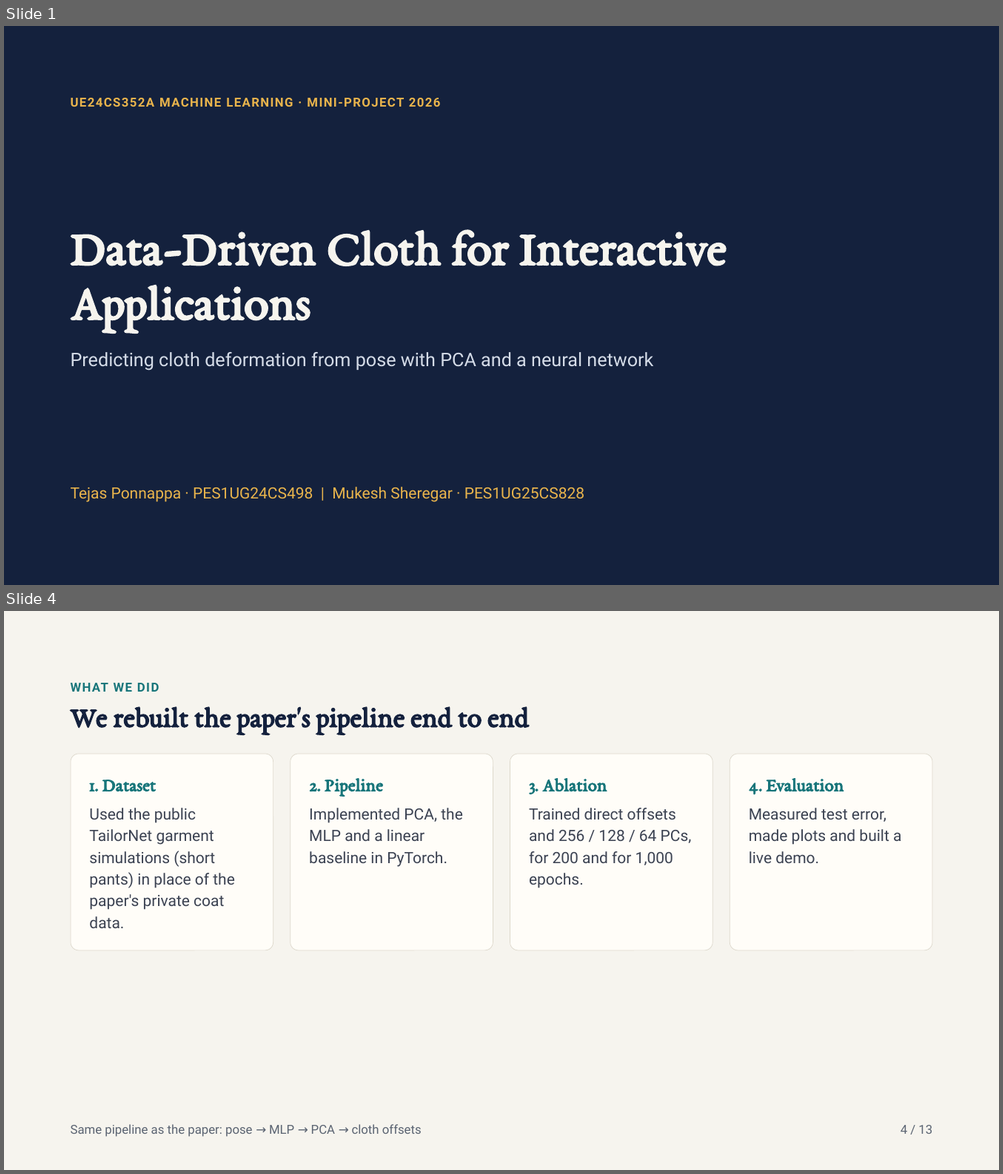
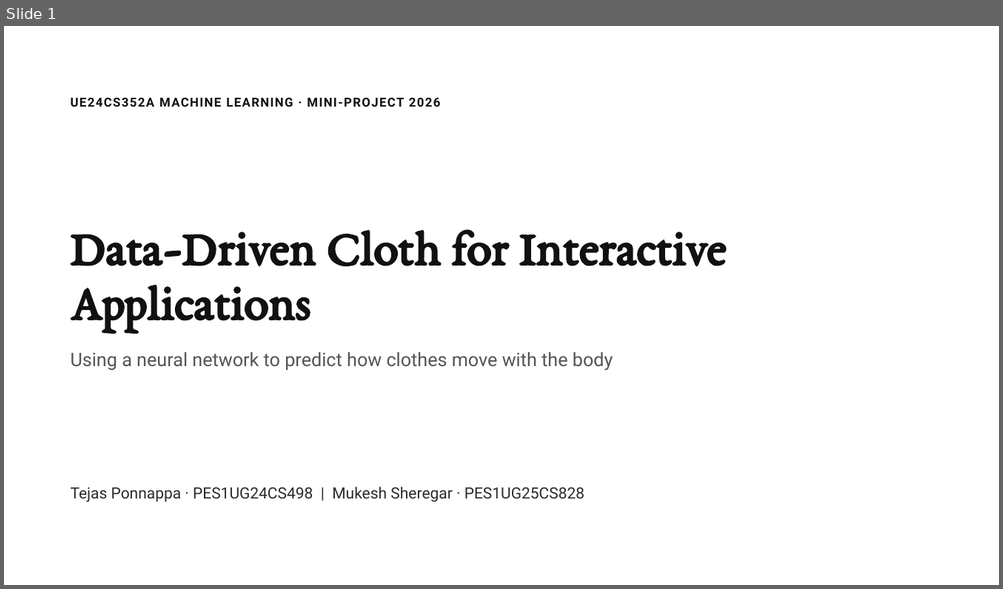
Before and after one commit to TejasPonnappa/data-driven-cloth-ml, a slide deck: docs/Data-Driven Cloth ML Mini-Project.pptx. Shown one above the other, each under a label of ours: slides 1 and 4 before the commit, slide 1 after it; the slides between them are not shown. The pictures are 1003x1174 and 1003x589 pixels, drawn with LibreOffice and Linux fonts; fonts in the diff are those of the drawing. Boxes give left, top, right and bottom in pixels: in the first picture for what was removed or moved away, otherwise in the second. Text is boxed around its words. In the diff, an @@ line names an element or a change of style, - is before the commit and + after.

```diff
--- a/docs/Data-Driven Cloth ML Mini-Project.pptx
+++ b/docs/Data-Driven Cloth ML Mini-Project.pptx
@@ slide 4 removed at (4, 611, 999, 1170), background #F6F4EE @@
@@ text removed at (71, 683, 159, 692) @@
-WHAT WE DID
@@ title removed at (71, 706, 529, 735) @@
-We rebuilt the paper's pipeline end to end
@@ rounded rectangle removed at (71, 754, 273, 951) @@
@@ rounded rectangle removed at (290, 754, 493, 951) @@
@@ rounded rectangle removed at (510, 754, 713, 951) @@
@@ rounded rectangle removed at (730, 754, 933, 951) @@
@@ text removed at (89, 780, 156, 792) @@
-1. Dataset
@@ text removed at (309, 778, 383, 796) @@
-2. Pipeline
@@ text removed at (529, 778, 606, 795) @@
-3. Ablation
@@ text removed at (748, 778, 844, 795) @@
-4. Evaluation
@@ text removed at (89, 808, 235, 928) @@
-Used the public TailorNet garment simulations (short pants) in place of the paper's private coat data.
@@ text removed at (309, 808, 463, 867) @@
-Implemented PCA, the MLP and a linear baseline in PyTorch.
@@ text removed at (529, 808, 691, 889) @@
-Trained direct offsets and 256 / 128 / 64 PCs, for 200 and for 1,000 epochs.
@@ text removed at (748, 808, 901, 863) @@
-Measured test error, made plots and built a live demo.
@@ text removed at (71, 1125, 421, 1137) @@
-Same pipeline as the paper: pose → MLP → PCA → cloth offsets
@@ text removed at (900, 1125, 932, 1134) @@
-4 / 13
@@ slide 1 changed as well @@
@@ background #14213D to #FFFFFF @@
@@ text "UE24CS352A MACHINE LEARNING · MINI-PROJECT ..." at (71, 98, 441, 107): text colour #E9B44C to #111111 @@
@@ title "Data-Driven Cloth for Interactive Applications" at (71, 230, 726, 332): text colour #F6F4EE to #111111 @@
@@ text at (71, 352, 613, 371): text changed; text colour #D5DCE8 to #555555 @@
-Predicting cloth deformation from pose with PCA and a neural network
+Using a neural network to predict how clothes move with the body
@@ text "Tejas Ponnappa · PES1UG24CS498 | ..." at (71, 487, 584, 503): text colour #E9B44C to #2B2B2B @@
```
Also in this commit, not shown: 1 other slide changed, 8 slides added, 10 other slides removed.
